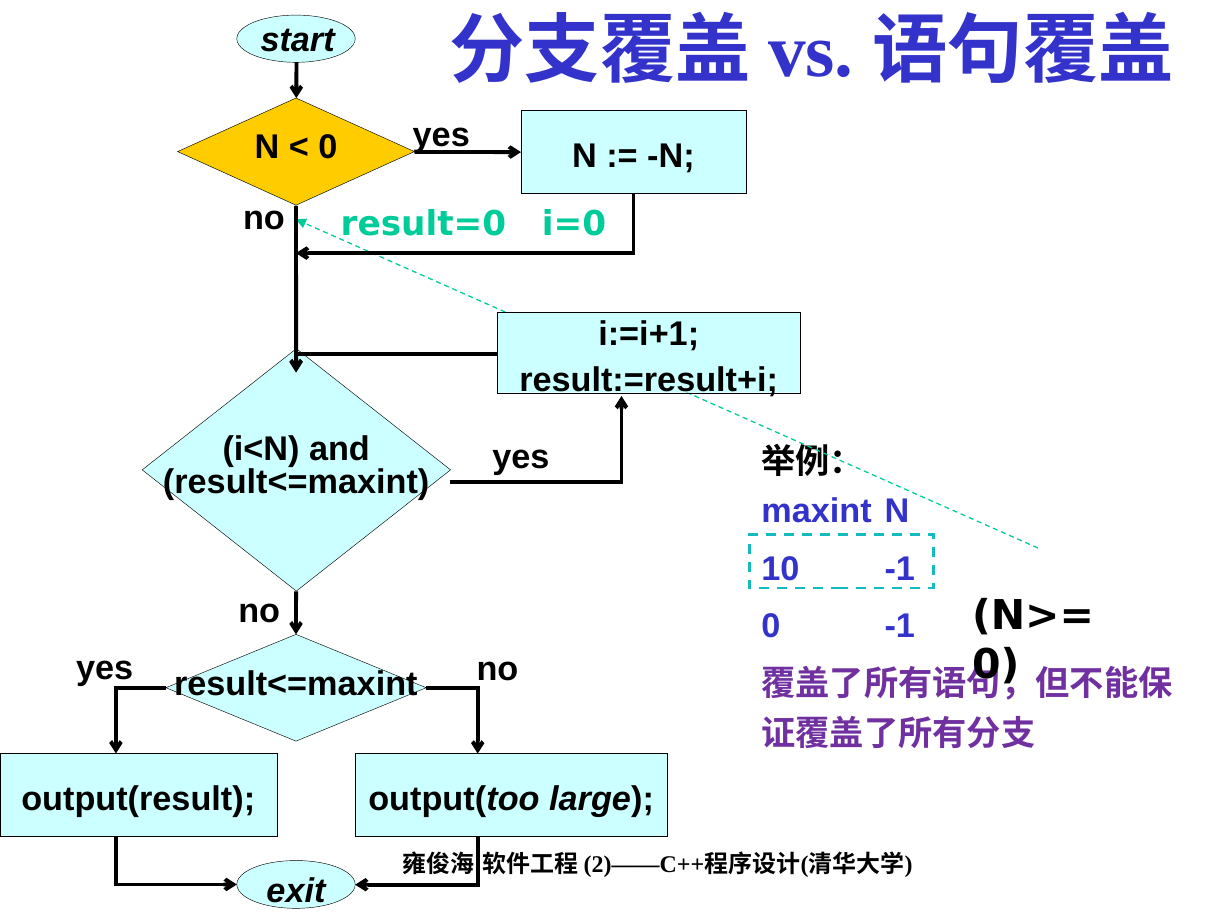
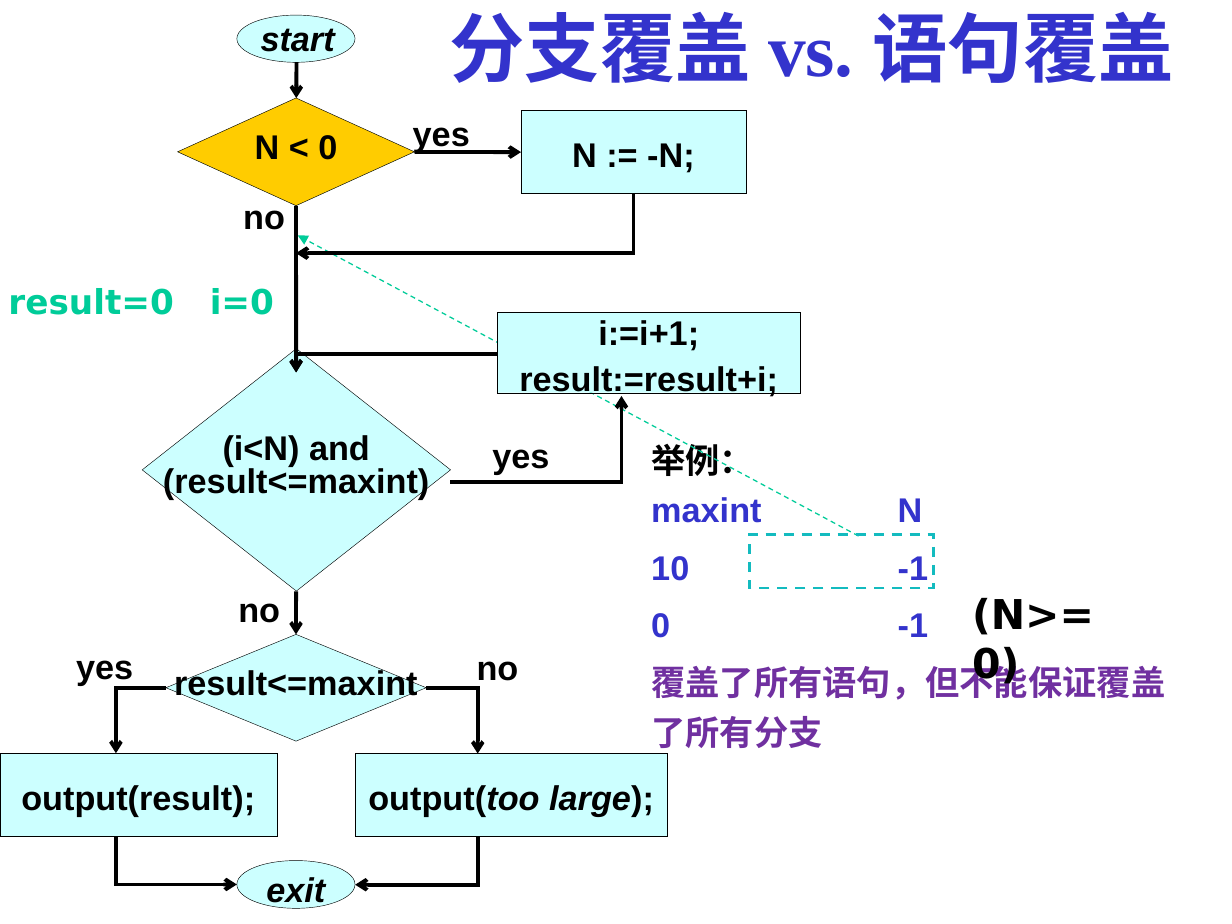
Before and after one commit to Moirai7/GTestLite, a slide deck: slide 19 of 第14讲_程序调试与验证.ppt (slide 10 before the commit). Drawn at 1232x924 pixels with LibreOffice and Linux fonts; fonts in the diff are those of the drawing. Boxes give left, top, right and bottom in pixels: in the first picture for what was removed or moved away, otherwise in the second. Text is boxed around its words. In the diff, an @@ line names an element or a change of style, - is before the commit and + after.

```diff
--- a/第14讲_程序调试与验证.ppt
+++ b/第14讲_程序调试与验证.ppt
@@ arrow moved from (1037, 548) - (296, 219) to (859, 536) - (298, 235) @@
@@ text "result=0 i=0" rewrapped from (341,209,606,242) to (8,288,274,315) @@
@@ text "举例： maxint N" rewrapped from (761,438,1172,748) to (651,438,1165,754) @@
@@ text removed at (402,847,913,878) @@
-雍俊海:软件工程 (2)——C++程序设计(清华大学)
```
Also in this commit, not shown: 30 other slides changed, 50 slides added, 3 slides removed, 20 other files.
